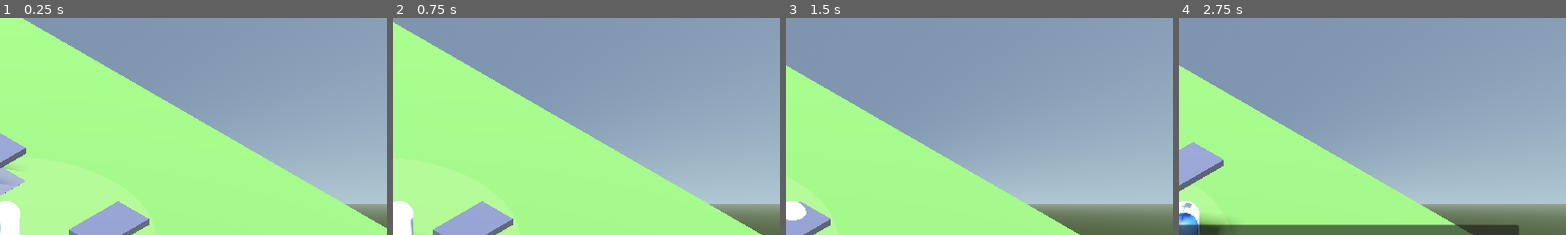
Above: before the commit, frames 1-4 (left to right).
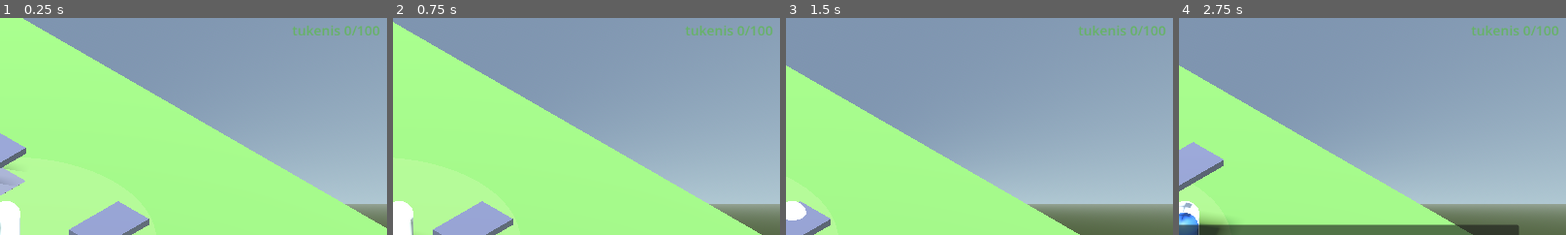
Above: after the commit, the same moments.

Repository: gokselozgur5/goske
Game: Godot game, scene res://main.tscn
The game is run twice, just before and just after one commit, with the same random seed, the same clock (stepped at 60 frames per second) and the same inputs.
Inputs (mouse positions are % of the whole screen's width and height, from its top left):
- Up to frame 1 (0.25 s): no input
- Up to frame 2 (0.75 s): tap Enter (ui_accept) at 0.5 s; move the mouse to (72, 45) at 0.52 s; hold Right (ui_right) from 0.53 s (still down); tap Space at 0.6 s; click (72, 45) at 0.67 s
- Up to frame 3 (1.5 s): tap Enter (ui_accept) at 0.77 s; release Right (ui_right) at 1.25 s; drag from (30, 55) to (45, 70) at 1.27 s
- Up to frame 4 (2.75 s): tap Enter (ui_accept) at 2 s; move the mouse to (60, 28) at 2.02 s; hold Right (ui_right) from 2.03 s (still down); tap Backspace at 2.1 s
The pictures show only the part of the screen within x 49-99%, y 2-52%; the shares and areas given below are measured in that part.

The runs differ from the first frame. In frame 1, 0.4% of the frame differs, in the area x 75-98%, y 3-9%; in frame 2, 0.4%; in frame 3, 0.4%; in frame 4, 0.4%.

Commit message:
add exhaustion economy + Sekiro Dragonrot silence + per-alter greeting
- GameState.exhaustion (0-100), +5 per alter response
- >=70: Goske auto-flips to black mat (regardless of comfort zone)
- >=90: highest-trust alter gets silenced (sealed back in pod, drops from convo)
- Slow recovery (0.8/sec) when conversation closed
- Top-right exhaustion HUD label, color gradient (green -> red)
- Per-alter greeted_alters tracking — each pod's first open triggers its own intro line
- /reset clears greeted_alters too

Diff:
--- a/conversation.gd
+++ b/conversation.gd
@@ -18,6 +18,8 @@
 var participants: Array[String] = []
 # history entry: {"role": "user|assistant", "content": "...", "alter_id": ""}
 var history: Array = []
+# Daha once initial line atan alter'lar - aciliylikta tekrar atmasin
+var greeted_alters: Array[String] = []
 
 func _ready() -> void:
 	add_to_group("conversation_ui")
@@ -28,9 +30,36 @@
 
 func _connect_trust_signal() -> void:
 	var gs := get_tree().get_first_node_in_group("game_state")
-	if gs and not gs.trust_changed.is_connected(_on_trust_changed):
-		gs.trust_changed.connect(_on_trust_changed)
+	if gs:
+		if not gs.trust_changed.is_connected(_on_trust_changed):
+			gs.trust_changed.connect(_on_trust_changed)
+		if not gs.alter_silenced.is_connected(_on_alter_silenced):
+			gs.alter_silenced.connect(_on_alter_silenced)
+		if not gs.exhaustion_changed.is_connected(_on_exhaustion_changed):
+			gs.exhaustion_changed.connect(_on_exhaustion_changed)
 	_refresh_all_trust_labels()
+	_refresh_exhaustion_label()
+
+func _on_exhaustion_changed(new_value: int) -> void:
+	_refresh_exhaustion_label()
+
+func _refresh_exhaustion_label() -> void:
+	var ex_label: Label = get_node_or_null("/root/Main/UI/ExhaustionLabel")
+	if ex_label == null:
+		return
+	var gs := get_tree().get_first_node_in_group("game_state")
+	if gs == null:
+		return
+	ex_label.text = "tukenis %d/100" % gs.exhaustion
+	# Renk degisimi: dusuk yesilimsi, yuksek kirmizimsi
+	var t: float = float(gs.exhaustion) / 100.0
+	ex_label.add_theme_color_override("font_color", Color(0.4 + t * 0.6, 0.7 - t * 0.4, 0.4 - t * 0.3, 1.0))
+
+func _on_alter_silenced(alter_id: String) -> void:
+	# Konusma history'sine bildirim, participants'tan cikar
+	if visible:
+		history_label.append_text("[color=#888888]— %s alter sessizlesti, kapsule geri kapandi —[/color]\n" % alter_id)
+	participants.erase(alter_id)
 
 func _on_trust_changed(alter_id: String, new_value: int) -> void:
 	_set_trust_label(alter_id, new_value)
@@ -60,26 +89,25 @@
 func start_with_trigger(triggering_alter_id: String) -> void:
 	if visible:
 		return
-	var first_time := history.is_empty()
 	_open_ui()
 	var all_alters := get_tree().get_nodes_in_group("alters")
 	var gs := get_tree().get_first_node_in_group("game_state")
 	var ordered_ids: Array[String] = []
-	if gs == null or gs.is_unlocked(triggering_alter_id):
+	if gs == null or (gs.is_unlocked(triggering_alter_id) and not gs.is_silenced(triggering_alter_id)):
 		ordered_ids.append(triggering_alter_id)
 	for a in all_alters:
 		if a.alter_id != triggering_alter_id:
-			if gs == null or gs.is_unlocked(a.alter_id):
+			if gs == null or (gs.is_unlocked(a.alter_id) and not gs.is_silenced(a.alter_id)):
 				ordered_ids.append(a.alter_id)
-	if first_time:
-		var llm := get_node_or_null("/root/Main/LLMClient")
-		for aid in ordered_ids:
-			_request_initial(aid, llm)
-	else:
-		# Geri donus: alter'lar hatirliyor, sadece participants restore
-		for aid in ordered_ids:
+	var llm := get_node_or_null("/root/Main/LLMClient")
+	for aid in ordered_ids:
+		if aid in greeted_alters:
+			# Zaten konusmus, sadece participant olarak restore
 			if not aid in participants:
 				participants.append(aid)
+		else:
+			# Yeni alter, ilk satirini iste
+			_request_initial(aid, llm)
 
 func _request_initial(alter_id: String, llm) -> void:
 	if llm == null:
@@ -105,6 +133,8 @@
 	if alter_id in participants:
 		return
 	participants.append(alter_id)
+	if not alter_id in greeted_alters:
+		greeted_alters.append(alter_id)
 	_append_alter_line(alter_id, initial_line)
 
 func _open_ui() -> void:
@@ -139,13 +169,17 @@
 	var llm := get_node_or_null("/root/Main/LLMClient")
 	if llm == null:
 		return
+	var gs := get_tree().get_first_node_in_group("game_state")
 	for alter_id in participants:
+		if gs and gs.is_silenced(alter_id):
+			continue
 		var hist := _build_history_for(alter_id)
 		var ctx := _context_for(alter_id)
 		llm.request_alter_response(alter_id, hist, ctx, _on_alter_response)
 
 func _reset_conversation() -> void:
 	history.clear()
+	greeted_alters.clear()
 	history_label.clear()
 	history_label.append_text("[color=#888888]— history sifirlandi —[/color]\n")
 	var gs := get_tree().get_first_node_in_group("game_state")
@@ -163,6 +197,10 @@
 	var parsed := _parse_alter_response(raw)
 	_append_alter_line(alter_id, parsed["line"])
 	_apply_trust_delta(alter_id, parsed["trust_delta"])
+	# Tukenis ekonomisi: her alter cevabi tukenisi artirir
+	var gs := get_tree().get_first_node_in_group("game_state")
+	if gs:
+		gs.add_exhaustion(gs.EXHAUSTION_PER_RESPONSE)
 
 func _parse_alter_response(raw: String) -> Dictionary:
 	# LLM bazen JSON'i markdown code block icine sariyor; temizle
--- a/game_state.gd
+++ b/game_state.gd
@@ -9,11 +9,19 @@
 var alter_engagements: Dictionary = {}  # alter_id -> int
 var alter_trust: Dictionary = {}  # alter_id -> int (0-100, default 50)
 var unlocked_alters: Array[String] = []
+var silenced_alters: Array[String] = []
+var exhaustion: int = 0  # 0-100
 
 const TRUST_DEFAULT := 50
+const EXHAUSTION_PER_RESPONSE := 5
+const EXHAUSTION_BLACK_THRESHOLD := 70
+const EXHAUSTION_SILENCE_THRESHOLD := 90
+const EXHAUSTION_RECOVERY_PER_SEC := 0.8
 
 signal trust_changed(alter_id: String, new_value: int)
 signal alter_unlocked(alter_id: String)
+signal exhaustion_changed(new_value: int)
+signal alter_silenced(alter_id: String)
 
 func _ready() -> void:
 	play_started_ms = Time.get_ticks_msec()
@@ -46,6 +54,46 @@
 func is_unlocked(alter_id: String) -> bool:
 	return alter_id in unlocked_alters
 
+func is_silenced(alter_id: String) -> bool:
+	return alter_id in silenced_alters
+
+func add_exhaustion(amount: int) -> void:
+	exhaustion = clamp(exhaustion + amount, 0, 100)
+	exhaustion_changed.emit(exhaustion)
+	if exhaustion >= EXHAUSTION_SILENCE_THRESHOLD:
+		_maybe_silence_top_trust_alter()
+
+func recover_exhaustion(delta: float) -> void:
+	if exhaustion <= 0:
+		return
+	# Float ile hesapla, int'e cevir
+	var step: int = int(EXHAUSTION_RECOVERY_PER_SEC * delta * 10.0) / 10
+	if step < 1:
+		# delta kucuk olabilir, biriktirip uygulayalim
+		_recovery_accumulator += EXHAUSTION_RECOVERY_PER_SEC * delta
+		if _recovery_accumulator >= 1.0:
+			step = int(_recovery_accumulator)
+			_recovery_accumulator -= float(step)
+	if step > 0:
+		exhaustion = clamp(exhaustion - step, 0, 100)
+		exhaustion_changed.emit(exhaustion)
+
+var _recovery_accumulator: float = 0.0
+
+func _maybe_silence_top_trust_alter() -> void:
+	# En yuksek trust olan acik alter sessizlesir (Sekiro Dragonrot - bulasma)
+	var max_trust: int = -1
+	var target: String = ""
+	for aid in unlocked_alters:
+		if aid in silenced_alters:
+			continue
+		if get_trust(aid) > max_trust:
+			max_trust = get_trust(aid)
+			target = aid
+	if target != "":
+		silenced_alters.append(target)
+		alter_silenced.emit(target)
+
 # Bu alter'in gorebildigi context subset'i
 func context_for(alter_id: String) -> Dictionary:
 	var full := {
--- a/main.tscn
+++ b/main.tscn
@@ -232,6 +232,18 @@
 shape = SubResource("PodTriggerShape")
 
 [node name="UI" type="CanvasLayer" parent="." unique_id=1987622050]
+
+[node name="ExhaustionLabel" type="Label" parent="UI"]
+anchor_left = 1.0
+anchor_right = 1.0
+offset_left = -240.0
+offset_top = 20.0
+offset_right = -20.0
+offset_bottom = 56.0
+text = "tukenis 0/100"
+horizontal_alignment = 2
+theme_override_font_sizes/font_size = 20
+theme_override_colors/font_color = Color(0.9, 0.7, 0.5, 1)
 
 [node name="ConversationPanel" type="Control" parent="UI" unique_id=1103894325]
 visible = false
--- a/player.gd
+++ b/player.gd
@@ -14,12 +14,16 @@
 	_apply_material()
 
 func _physics_process(delta: float) -> void:
+	var gs := get_tree().get_first_node_in_group("game_state")
 	# Conversation aktifken Goske donuk dursun
 	var convo := get_tree().get_first_node_in_group("conversation_ui")
 	if convo and convo.is_open():
 		velocity = Vector3.ZERO
 		move_and_slide()
 		return
+	# Conversation kapaliyken yavas tukenis recovery
+	if gs:
+		gs.recover_exhaustion(delta)
 
 	var input_dir := Input.get_vector("ui_left", "ui_right", "ui_up", "ui_down")
 	var direction := Vector3(input_dir.x, 0, input_dir.y)
@@ -42,14 +46,30 @@
 	if in_comfort != was_in_comfort:
 		_apply_material()
 		if was_in_comfort and not in_comfort:
-			var gs := get_tree().get_first_node_in_group("game_state")
 			if gs:
 				gs.record_comfort_exit()
+	# Tukenis esik gecisi de material'i tetikleyebilir
+	_apply_material_if_exhausted_changed(gs)
+
+var _was_exhausted_black: bool = false
 
 func _apply_material() -> void:
 	if mesh == null:
 		return
-	if in_comfort and goske_mat:
+	var gs := get_tree().get_first_node_in_group("game_state")
+	var exhausted: bool = false
+	if gs != null and gs.exhaustion >= gs.EXHAUSTION_BLACK_THRESHOLD:
+		exhausted = true
+	var should_be_black: bool = (not in_comfort) or exhausted
+	if should_be_black and black_mat:
+		mesh.set_surface_override_material(0, black_mat)
+	elif not should_be_black and goske_mat:
 		mesh.set_surface_override_material(0, goske_mat)
-	elif not in_comfort and black_mat:
-		mesh.set_surface_override_material(0, black_mat)
+	_was_exhausted_black = exhausted
+
+func _apply_material_if_exhausted_changed(gs) -> void:
+	if gs == null:
+		return
+	var exhausted: bool = gs.exhaustion >= gs.EXHAUSTION_BLACK_THRESHOLD
+	if exhausted != _was_exhausted_black:
+		_apply_material()
